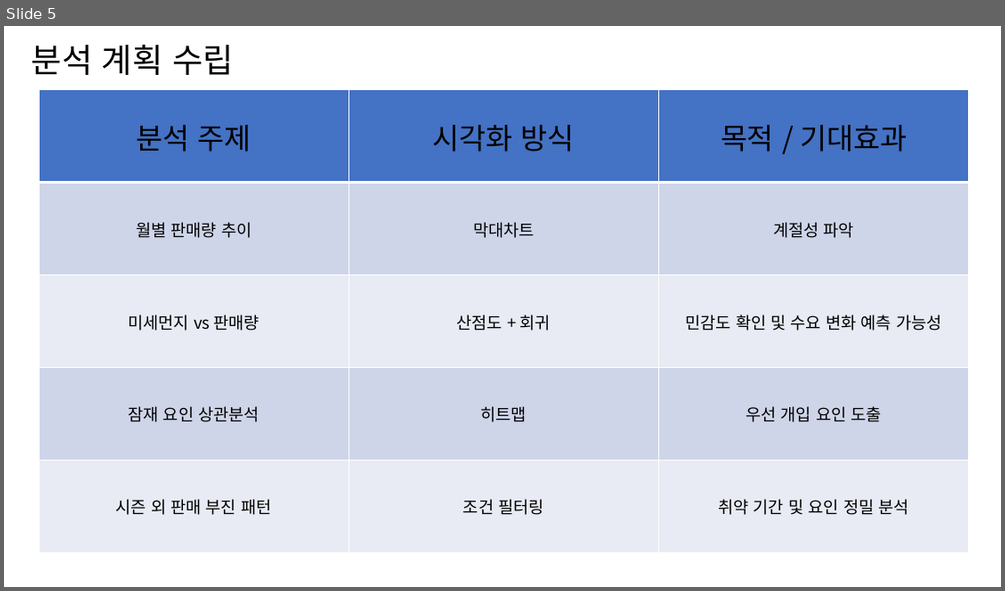
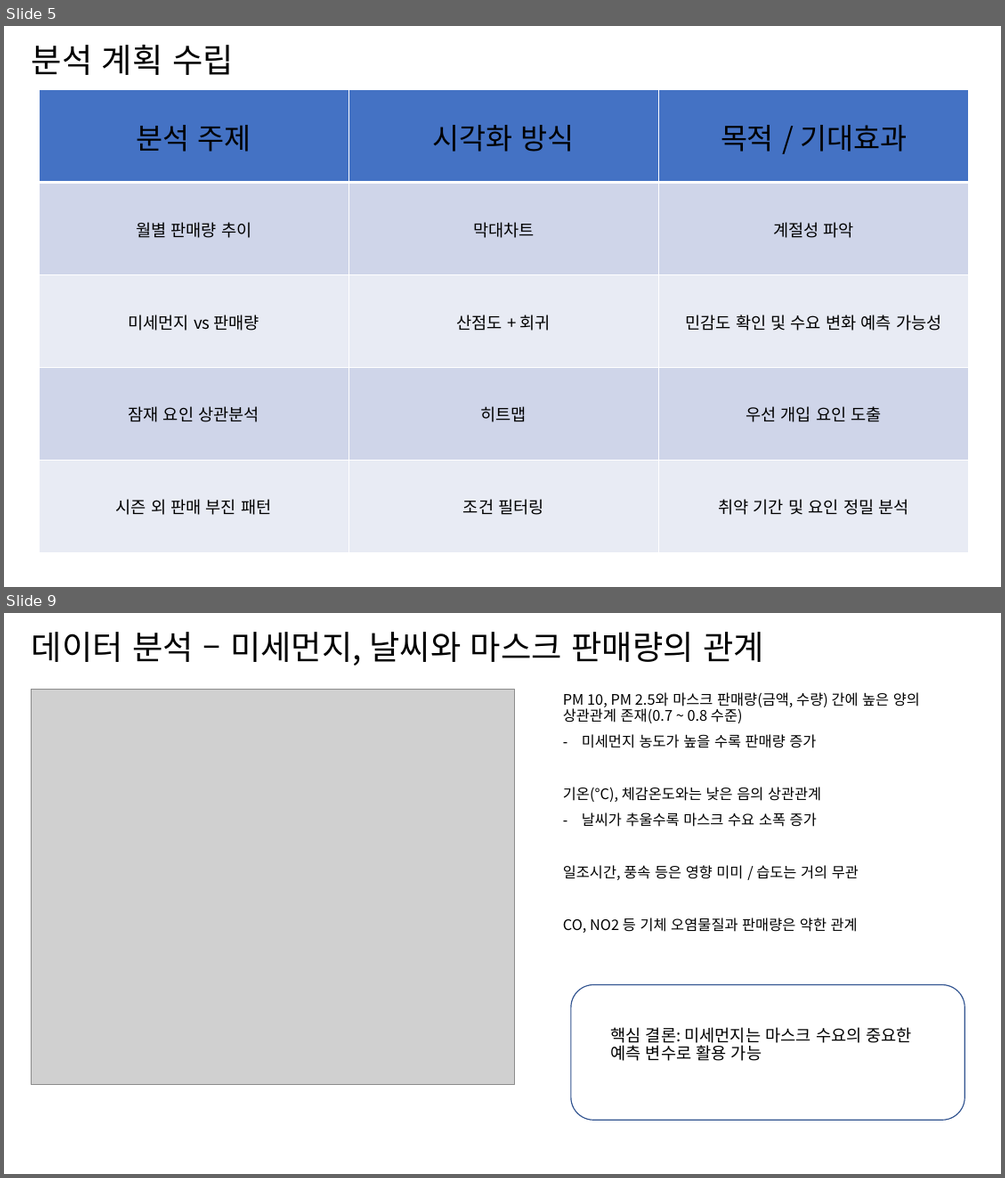
Before and after one commit to Junyoung-Choi-0212/DMCportal_ML_project, a slide deck: documents/Mask.pptx. Shown one above the other, each under a label of ours: slide 5 before the commit, slides 5 and 9 after it; the slides between them are not shown. The pictures are 1005x591 and 1005x1178 pixels, drawn with LibreOffice and Linux fonts; fonts in the diff are those of the drawing; grey boxes stand for pictures. Boxes give left, top, right and bottom in pixels: in the first picture for what was removed or moved away, otherwise in the second. Text is boxed around its words. In the diff, an @@ line names an element or a change of style, - is before the commit and + after.

```diff
--- a/documents/Mask.pptx
+++ b/documents/Mask.pptx
@@ slide 9 added at box(4, 613, 1001, 1174), background #FFFFFF @@
@@ text added at box(32, 632, 764, 666), 32 pt, text #000000 @@
+데이터 분석 – 미세먼지, 날씨와 마스크 판매량의 관계
@@ picture added at box(31, 690, 515, 1084) @@
@@ text added at box(563, 692, 920, 933), 14 pt, text #000000 @@
+PM 10, PM 2.5와 마스크 판매량(금액, 수량) 간에 높은 양의 상관관계 존재(0.7 ~ 0.8 수준)
+– 미세먼지 농도가 높을 수록 판매량 증가
+기온(°C), 체감온도와는 낮은 음의 상관관계
+– 날씨가 추울수록 마스크 수요 소폭 증가
+일조시간, 풍속 등은 영향 미미 / 습도는 거의 무관
+CO, NO2 등 기체 오염물질과 판매량은 약한 관계
@@ rounded rectangle added at box(571, 985, 965, 1120), outline #325491 1 pt @@
@@ text added at box(611, 1027, 912, 1061), 16 pt, text #000000 @@
+핵심 결론: 미세먼지는 마스크 수요의 중요한 예측 변수로 활용 가능
```
Also in this commit, not shown: 1 slide changed, 2 other slides added, 14 other files.
